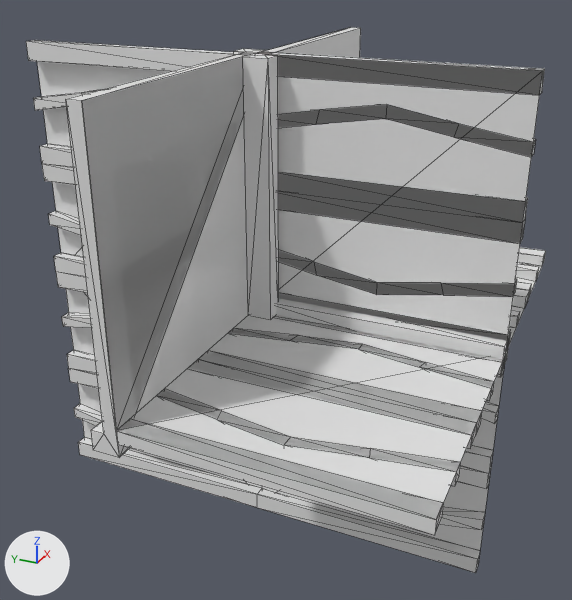
An edit to the OBJ model Data/bmc/tiles/t_106.obj, drawn before and after from the same camera.
Rendered twice from a camera (50 mm lens) standing at (-1.329, -0.659, 0.689) and looking at (0.027, -0.048, 0.011). The lights are fixed; the arrows at lower left show +X, +Y and +Z. Mesh edges are drawn as thin lines. Where no turn or scale is listed for an object, it has been applied to the vertices.

The scene before the commit, as lines of its bpy script (objects in view):
```python
me_t_106 = bpy.data.meshes.new('t_106')
me_t_106.from_pydata(...)  # 388 vertices, 763 faces; spans x -0.5..0.5, y -0.5..0.5, z -0.5..0.5
ob_t_106 = bpy.data.objects.new('t_106', me_t_106)
ob_t_106.location = (0.0, 0.0, 0.0)
```
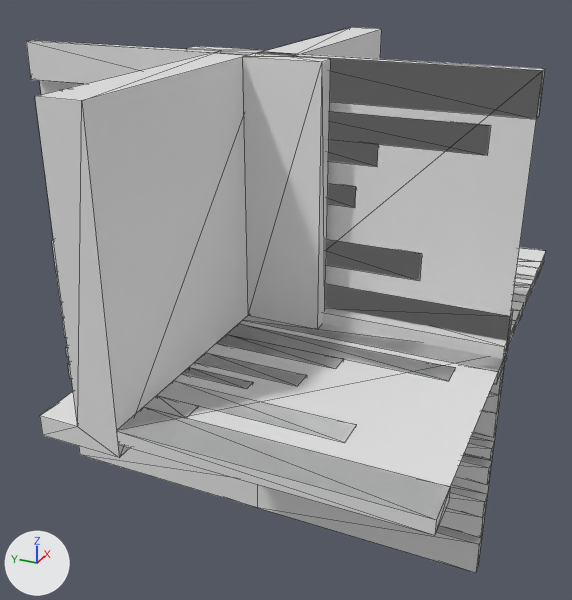
The change in detail:
me_t_106 is used by ob_t_106; location (0.0, 0.0, 0.0).
me_t_106 had 388 vertices, 763 faces and spanned x -0.5..0.5, y -0.5..0.5, z -0.5..0.5.
me_t_106 now has 340 vertices, 624 faces and spans x -0.5..0.5, y -0.5..0.5, z -0.5..0.5.
me_t_106 part 1: a new loose piece, a box spanning x -0.025..0.0, y -0.5..-0.374, z -0.218..-0.193.
me_t_106 part 2: a new loose piece, a box spanning x -0.025..0.0, y -0.5..-0.3, z -0.277..-0.237.
me_t_106 part 3: a new loose piece, a box spanning x 0.282..0.307, y -0.5..-0.374, z 0.0..0.025.
me_t_106 part 4: a new loose piece, a box spanning x -0.307..-0.282, y -0.126..0.0, z -0.025..0.0.
me_t_106 part 5: a new loose piece, a box spanning x 0.223..0.263, y -0.5..-0.3, z 0.0..0.025.
me_t_106 part 6: a new loose piece, a box spanning x -0.263..-0.223, y -0.2..0.0, z -0.025..0.0.
me_t_106 part 7: the loose piece of 38 vertices spanning x -0.025..0.025, y -0.5..0.5, z 0.362..0.429 is rebuilt with 25 vertices and now spans x -0.025..0.025, y -0.429..0.429, z 0.318..0.408.
me_t_106 part 8: the loose piece of 36 vertices spanning x -0.025..0.0, y -0.5..0.5, z -0.429..-0.362 is rebuilt with 14 vertices and now spans x -0.025..0.0, y 0.071..0.5, z -0.408..-0.318.
me_t_106 part 9: the loose piece of 21 vertices spanning x -0.025..0.025, y -0.5..0.5, z 0.212..0.288 is rebuilt with 14 vertices and now spans x -0.025..0.025, y -0.2..0.2, z 0.237..0.277.
me_t_106 part 10: the loose piece of 20 vertices spanning x 0.071..0.138, y -0.5..0.0, z 0.0..0.025 is rebuilt with 14 vertices and now spans x 0.092..0.182, y -0.5..-0.071, z 0.0..0.025.
me_t_106 part 11: the loose piece of 20 vertices spanning x -0.138..-0.071, y -0.5..0.0, z -0.025..0.0 is rebuilt with 14 vertices and now spans x -0.182..-0.092, y -0.429..0.0, z -0.025..0.0.
me_t_106 part 12: a new loose piece of 14 vertices spanning x -0.025..0.0, y -0.5..-0.071, z -0.408..-0.318.
me_t_106 part 13: the loose piece of 12 vertices spanning x -0.287..-0.213, y -0.5..0.0, z -0.025..0.0 is deleted.
me_t_106 part 14: the loose piece of 12 vertices spanning x 0.213..0.287, y -0.5..0.0, z 0.0..0.025 is deleted.
me_t_106 part 15: 192 vertices removed from x -0.5..0.5, y -0.5..0.5, z -0.463..0.5; 130 vertices added at x -0.5..0.5, y -0.5..0.5, z -0.425..0.5.

What differs and where, as boxes [x1, y1, x2, y2] in the pictures (572 x 600 px; the box of a moved part takes in the faces that stretch with it):
part 1 of me_t_106, added: after [464, 437, 494, 459]
part 2 of me_t_106, added: after [455, 454, 492, 485]
part 3 of me_t_106, added: after [515, 278, 533, 295]
part 4 of me_t_106, added: after [182, 367, 253, 389]
part 5 of me_t_106, added: after [513, 286, 530, 306]
part 6 of me_t_106, added: after [195, 353, 306, 386]
part 7 of me_t_106, rebuilt: before [33, 89, 536, 157]; after [328, 111, 490, 167]
part 8 of me_t_106, rebuilt (not visible afterwards): before [74, 404, 485, 530]
part 9 of me_t_106, rebuilt: before [40, 144, 528, 243]; after [327, 183, 356, 208]
part 10 of me_t_106, rebuilt: before [509, 310, 520, 328]; after [511, 301, 524, 332]
part 11 of me_t_106, rebuilt: before [229, 328, 494, 401]; after [217, 324, 455, 381]
part 12 of me_t_106, added: after [439, 485, 487, 538]
part 13 of me_t_106, deleted: before [188, 350, 482, 449]
part 14 of me_t_106, deleted: before [512, 281, 532, 308]
part 15 of me_t_106, moved or reshaped: [26, 27, 546, 573] in both
